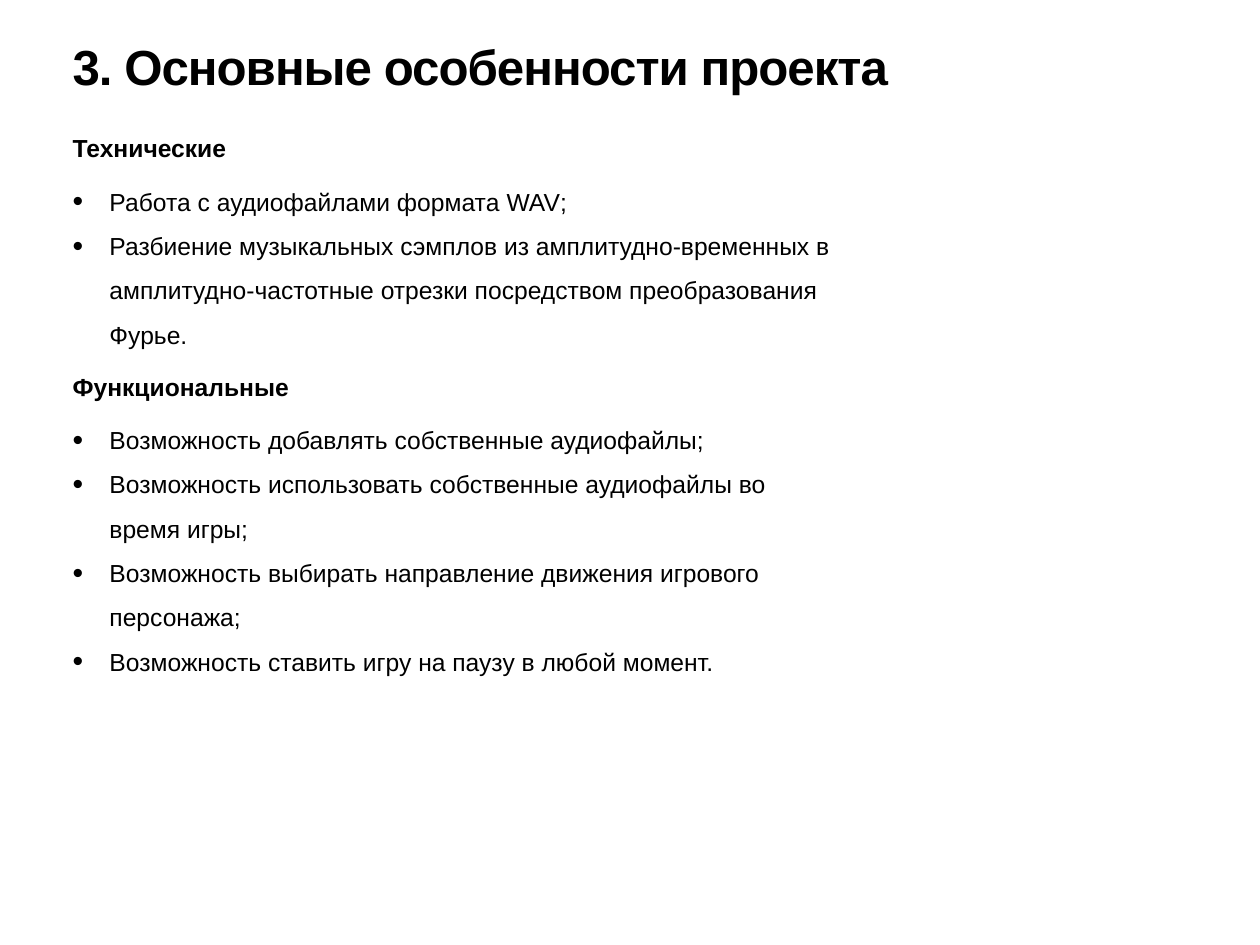
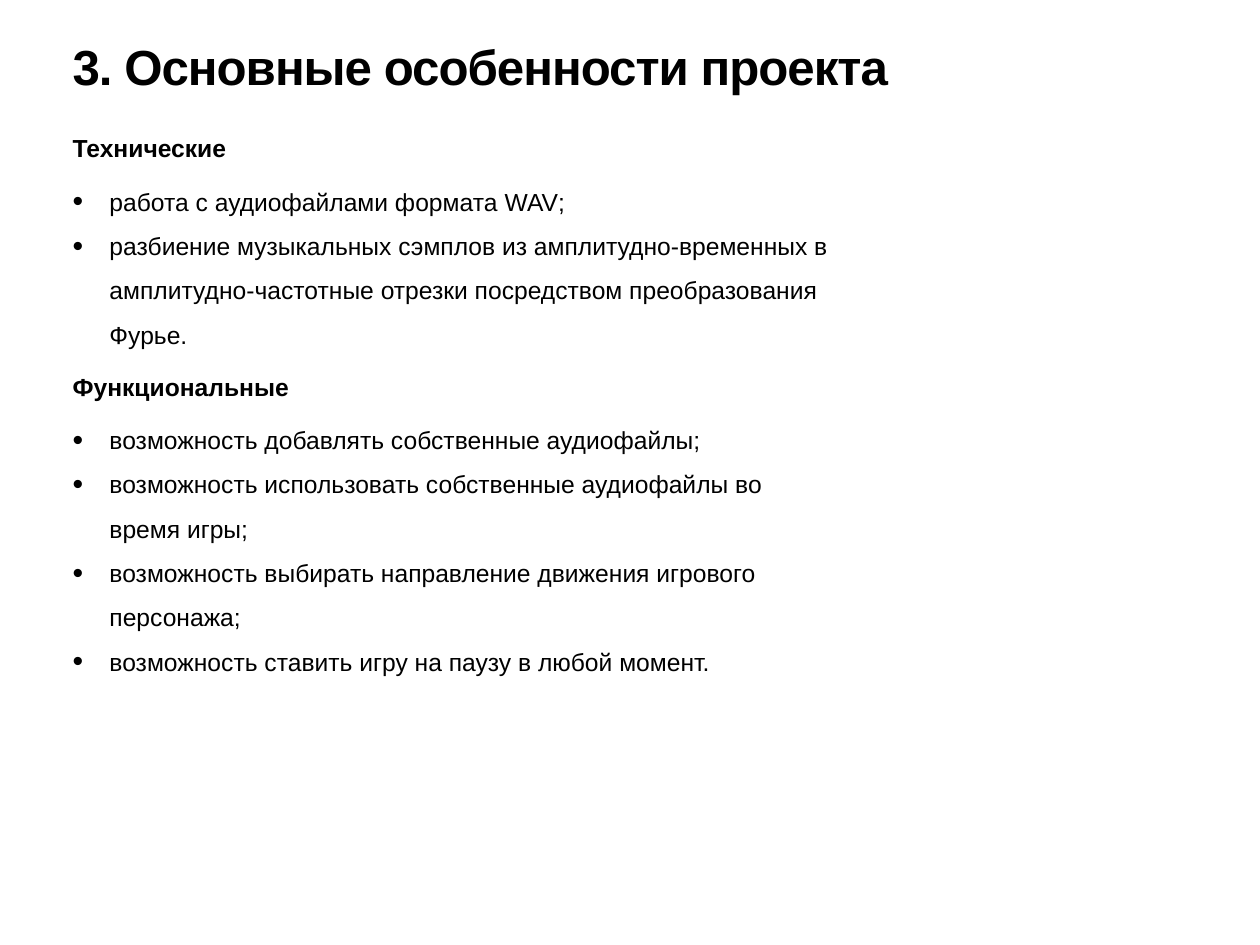
Before and after one commit to AlferGS/Diploma, a slide deck: slide 4 of Row/Плакат Бирюков.pptx. Drawn at 1260x945 pixels with LibreOffice and Linux fonts; fonts in the diff are those of the drawing. Boxes give left, top, right and bottom in pixels: in the first picture for what was removed or moved away, otherwise in the second. Text is boxed around its words. In the diff, an @@ line names an element or a change of style, - is before the commit and + after.

```diff
--- a/Row/Плакат Бирюков.pptx
+++ b/Row/Плакат Бирюков.pptx
@@ text at [109, 192, 827, 349]: text changed @@
-• Работа с аудиофайлами формата WAV;
-• Разбиение музыкальных сэмплов из амплитудно-временных в амплитудно-частотные отрезки посредством преобразования Фурье.
+• работа с аудиофайлами формата WAV;
+• разбиение музыкальных сэмплов из амплитудно-временных в амплитудно-частотные отрезки посредством преобразования Фурье.
@@ text at [109, 430, 762, 676]: text changed @@
-• Возможность добавлять собственные аудиофайлы;
-• Возможность использовать собственные аудиофайлы во время игры;
-• Возможность выбирать направление движения игрового персонажа;
-• Возможность ставить игру на паузу в любой момент.
+• возможность добавлять собственные аудиофайлы;
+• возможность использовать собственные аудиофайлы во время игры;
+• возможность выбирать направление движения игрового персонажа;
+• возможность ставить игру на паузу в любой момент.
```
Also in this commit, not shown: 2 other slides changed, 6 other files.
